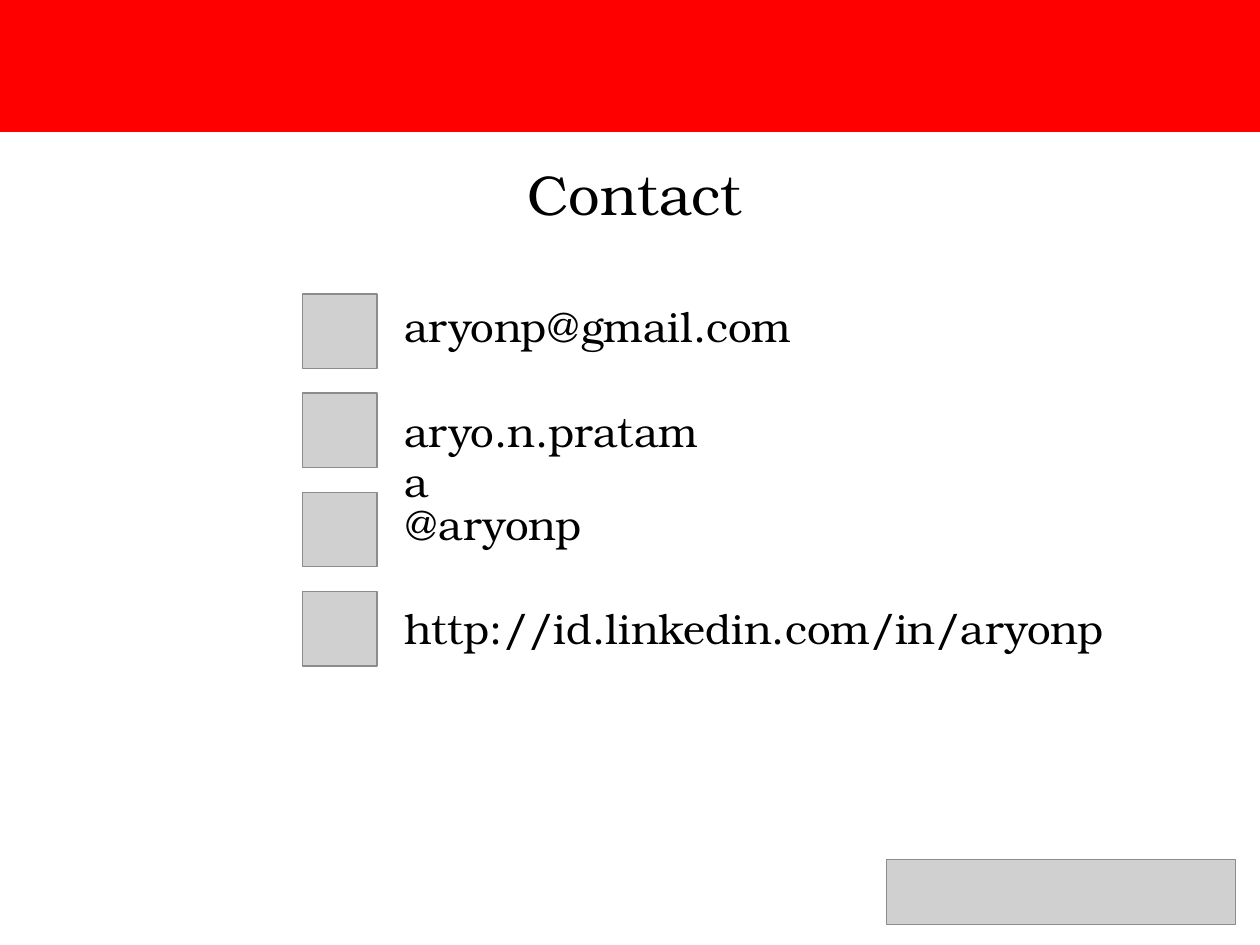
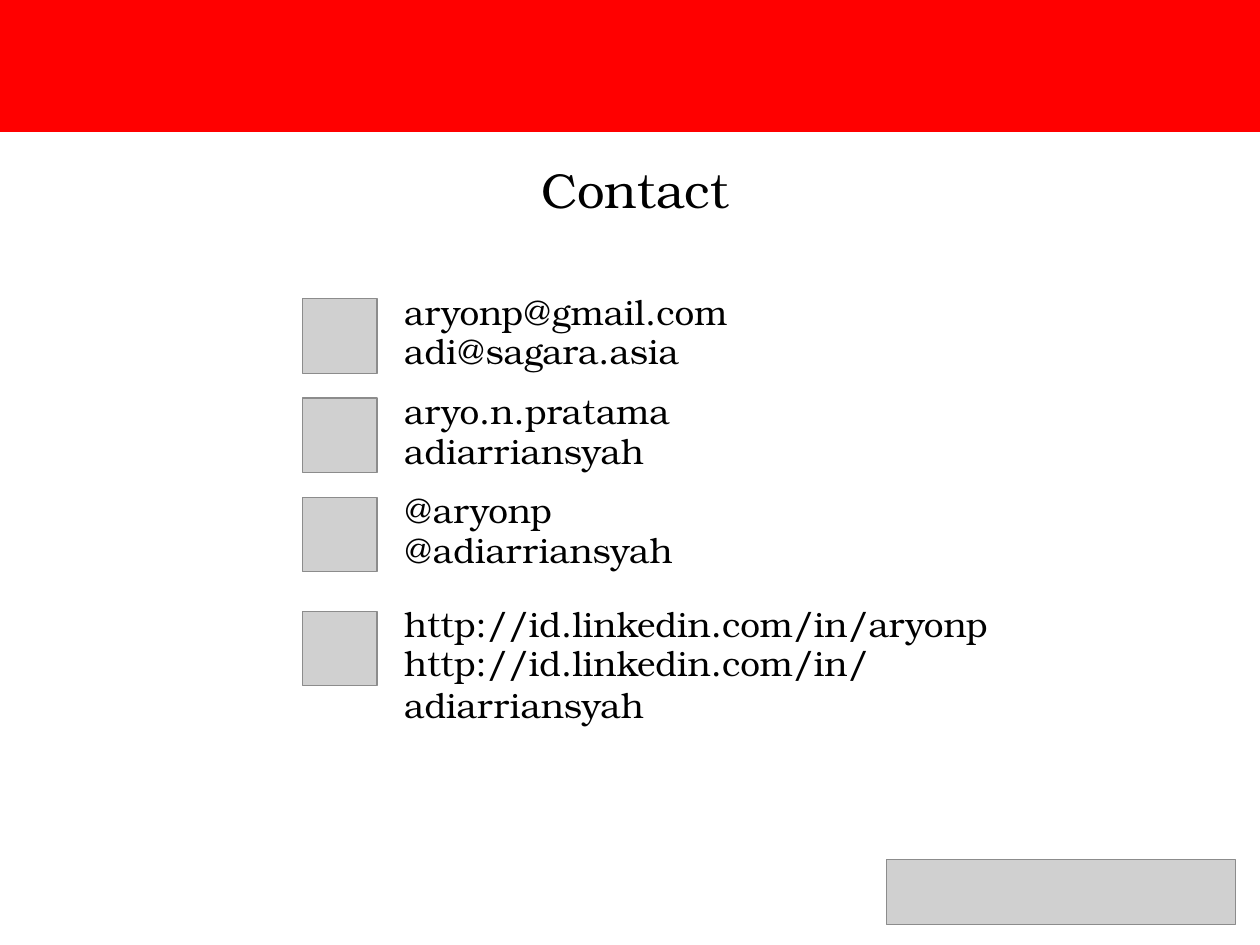
Before and after one commit to aryonp/hai, a slide deck: slide 13 of PRESENTASI.pptx (slide 11 before the commit). Drawn at 1260x945 pixels with LibreOffice and Linux fonts; fonts in the diff are those of the drawing; grey boxes stand for pictures. Boxes give left, top, right and bottom in pixels: in the first picture for what was removed or moved away, otherwise in the second. Text is boxed around its words. In the diff, an @@ line names an element or a change of style, - is before the commit and + after.

```diff
--- a/PRESENTASI.pptx
+++ b/PRESENTASI.pptx
@@ text "Contact" at (x1=541, y1=174, x2=729, y2=209): size 32 to 28 pt @@
@@ 3 pictures moved together from (x1=302, y1=294, x2=377, y2=567) to (x1=302, y1=299, x2=377, y2=572) @@
@@ text "aryonp@gmail.com" moved from (x1=404, y1=312, x2=791, y2=352) to (x1=404, y1=300, x2=727, y2=334) @@
@@ text added at (x1=404, y1=331, x2=679, y2=373), 20 pt, text #000000 @@
+adi@sagara.asia
@@ size 24 to 20 pt in 4 elements at (x1=404, y1=612, x2=987, y2=646), (x1=404, y1=300, x2=727, y2=334), (x1=404, y1=498, x2=552, y2=532), (x1=404, y1=400, x2=669, y2=433) @@
@@ text "aryo.n.pratama" moved from (x1=404, y1=419, x2=698, y2=457) to (x1=404, y1=400, x2=669, y2=433) @@
@@ text added at (x1=404, y1=431, x2=644, y2=473), 20 pt, text #000000 @@
+adiarriansyah
@@ text "@aryonp" moved from (x1=404, y1=510, x2=581, y2=550) to (x1=404, y1=498, x2=552, y2=532) @@
@@ text added at (x1=404, y1=530, x2=672, y2=572), 20 pt, text #000000 @@
+@adiarriansyah
@@ picture moved from (x1=302, y1=591, x2=377, y2=665) to (x1=302, y1=611, x2=377, y2=685) @@
@@ text added at (x1=404, y1=643, x2=868, y2=727), 20 pt, text #000000 @@
+http://id.linkedin.com/in/adiarriansyah
```
Also in this commit, not shown: 3 other slides changed, 3 slides added, 1 slide removed, 1 other file.
